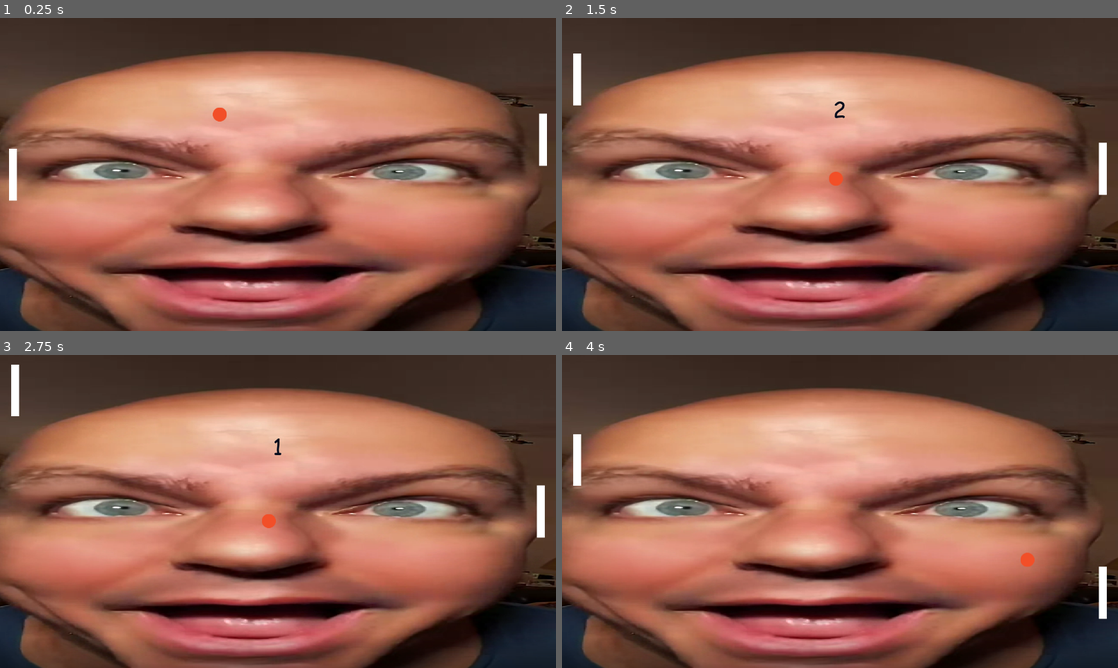
Above: before the commit, frames 1-4 (two rows, left to right).
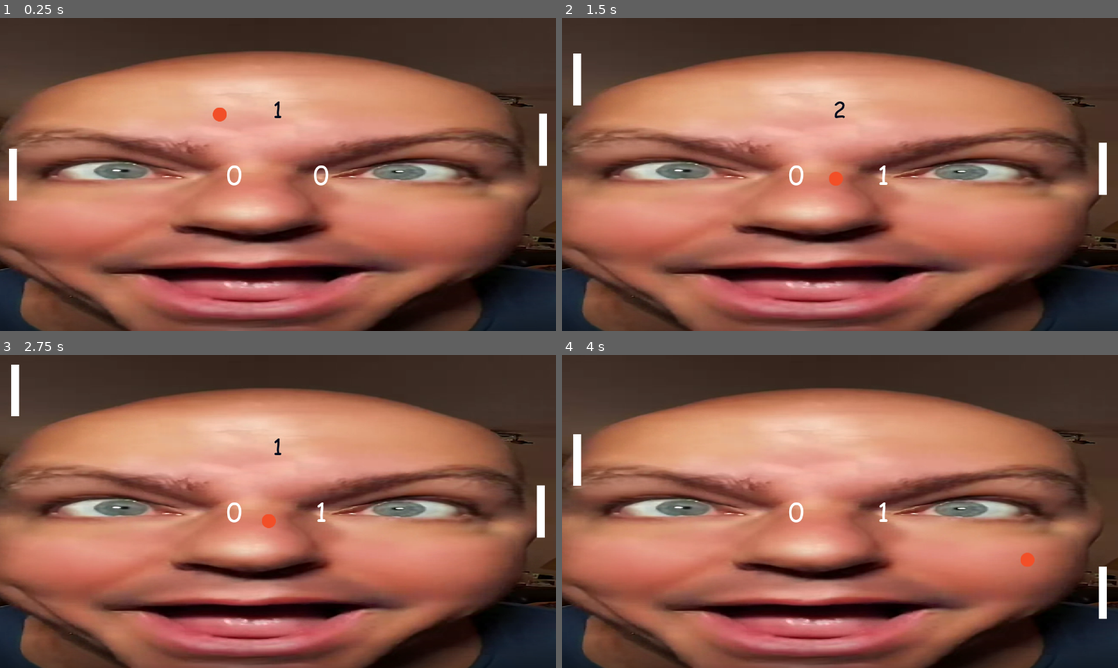
Above: after the commit, the same moments.

Repository: thepingpongman/thepingpong
Game: Godot game, scene res://Level.tscn
Two runs of this game, one before a commit and one after it. Both use one fixed random seed, a clock stepped at 60 frames per second and the inputs below.
Inputs:
- Up to frame 1 (0.25 s): no input
- Up to frame 2 (1.5 s): hold Up (ui_up) 0.53-1.28 s; hold Down (ui_down) from 1.28 s (still down)
- Up to frame 3 (2.75 s): release Down (ui_down) at 2.03 s; hold Up (ui_up) from 2.03 s (still down)
- Up to frame 4 (4 s): release Up (ui_up) at 3.53 s; hold Down (ui_down) from 3.53 s (still down)

The runs differ from the first frame. In frame 1, 0.2% of the frame differs, in the area x 40-60%, y 26-54%; in frame 2, 0.1%; in frame 3, 0.1%; in frame 4, 0.1%.

Commit message:
scoh baughhhh

Diff:
--- a/Level.tscn
+++ b/Level.tscn
@@ -7,16 +7,16 @@
 [ext_resource path="res://Level.gd" type="Script" id=6]
 [ext_resource path="res://Assets/comic.ttf" type="DynamicFontData" id=7]
 
-[sub_resource type="DynamicFont" id=6]
-size = 60
-font_data = ExtResource( 7 )
-
 [sub_resource type="DynamicFont" id=4]
 size = 60
 font_data = ExtResource( 7 )
 
 [sub_resource type="DynamicFont" id=5]
 size = 50
+font_data = ExtResource( 7 )
+
+[sub_resource type="DynamicFont" id=6]
+size = 60
 font_data = ExtResource( 7 )
 
 [sub_resource type="RectangleShape2D" id=1]
@@ -36,15 +36,10 @@
 anchor_bottom = 1.0
 color = Color( 0.215686, 0.215686, 0.290196, 1 )
 
-[node name="PlayerScore" type="Label" parent="CanvasLayer"]
-anchor_right = 1.0
-anchor_bottom = 1.0
-margin_left = -200.0
-custom_colors/font_color = Color( 1, 1, 1, 1 )
-custom_fonts/font = SubResource( 6 )
-text = "0"
-align = 1
-valign = 1
+[node name="Screenshot(229)" type="Sprite" parent="CanvasLayer/ColorRect"]
+position = Vector2( 639, 362 )
+scale = Vector2( 1.31667, 0.784566 )
+texture = ExtResource( 3 )
 
 [node name="OpponentScore" type="Label" parent="CanvasLayer"]
 anchor_right = 1.0
@@ -56,19 +51,23 @@
 align = 1
 valign = 1
 
-[node name="Screenshot(229)" type="Sprite" parent="CanvasLayer/OpponentScore"]
-position = Vector2( 639, 362 )
-scale = Vector2( 1.31667, 0.784566 )
-texture = ExtResource( 3 )
-
 [node name="CountdownLabel" type="Label" parent="CanvasLayer"]
-visible = false
 anchor_right = 1.0
 anchor_bottom = 1.0
 margin_top = -300.0
 custom_colors/font_color = Color( 0.000857193, 0.0410563, 0.109721, 1 )
 custom_fonts/font = SubResource( 5 )
 text = "Countdown"
+align = 1
+valign = 1
+
+[node name="PlayerScore" type="Label" parent="CanvasLayer"]
+anchor_right = 1.0
+anchor_bottom = 1.0
+margin_left = -200.0
+custom_colors/font_color = Color( 1, 1, 1, 1 )
+custom_fonts/font = SubResource( 6 )
+text = "0"
 align = 1
 valign = 1
 
Not shown, added: export_presets.cfg
Not shown, added: Pong.exe
Not shown, added: Pong.pck
Not shown, added: the pongening.zip
